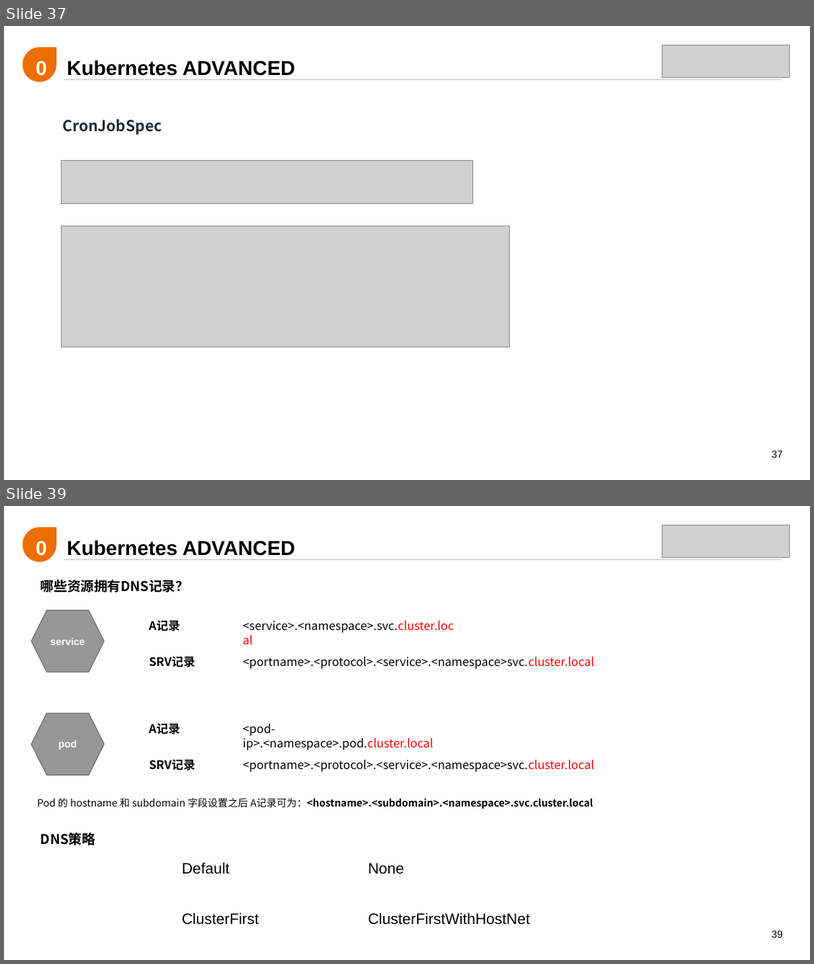
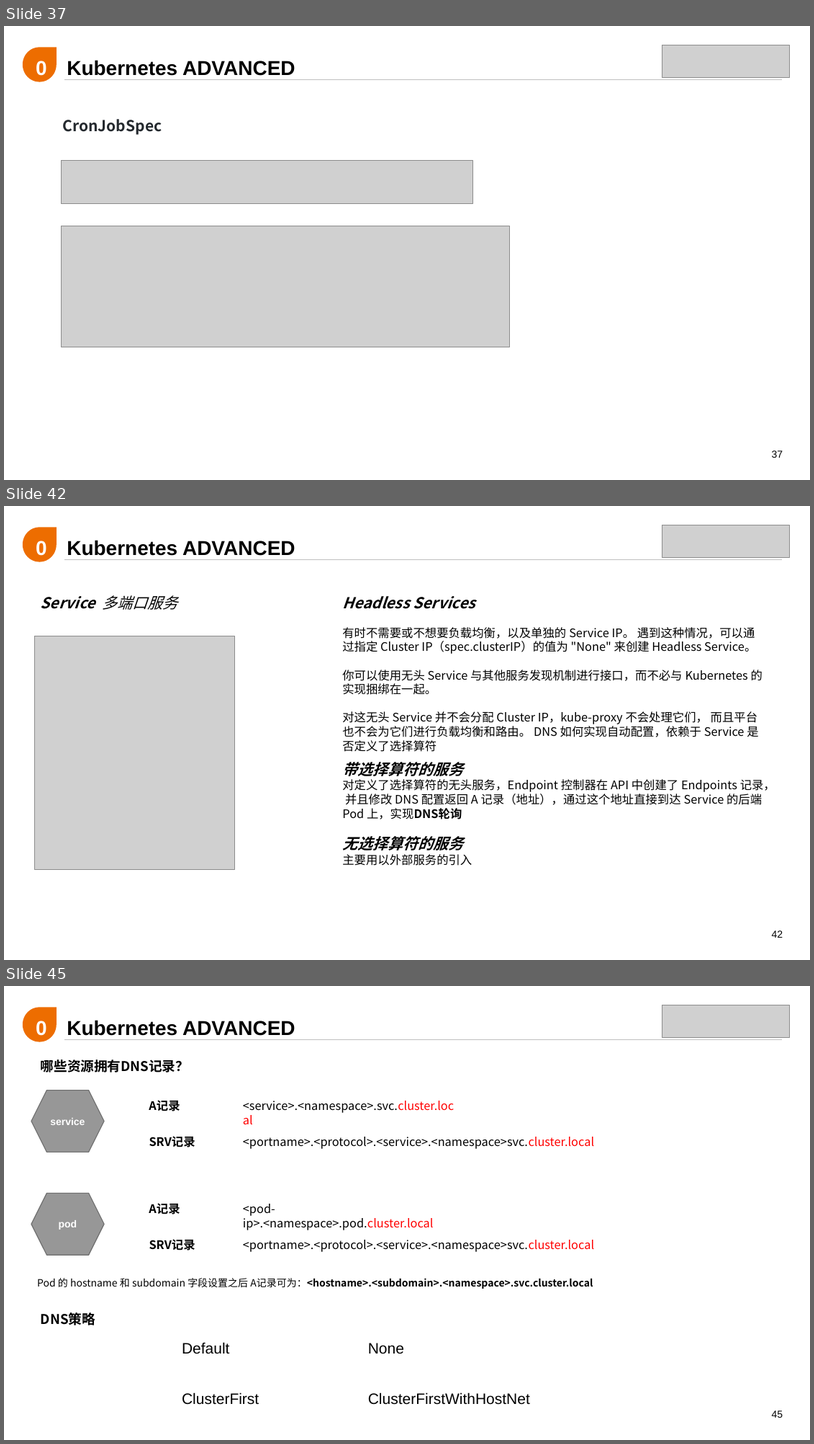
Before and after one commit to liamliu1986/kubecamp, a slide deck: 培训体系/002-Kubernetes,Containers Reborn/Kubernetes,Containers Reborn.pptx. Shown one above the other, each under a label of ours: slides 37 and 39 before the commit, slides 37, 42 and 45 after it; the slides between them are not shown. The pictures are 814x964 and 814x1444 pixels, drawn with LibreOffice and Linux fonts; fonts in the diff are those of the drawing; grey boxes stand for pictures. Boxes give left, top, right and bottom in pixels: in the first picture for what was removed or moved away, otherwise in the second. Text is boxed around its words. In the diff, an @@ line names an element or a change of style, - is before the commit and + after.

```diff
--- a/培训体系/002-Kubernetes,Containers Reborn/Kubernetes,Containers Reborn.pptx
+++ b/培训体系/002-Kubernetes,Containers Reborn/Kubernetes,Containers Reborn.pptx
@@ slide 42 added at <box>4,506,810,960</box>, background #FFFFFF; not listed: 3 template elements that a slide beside it also shows @@
@@ text added at <box>25,525,57,560</box>, 24 pt, text #FFFFFF, bold @@
+02
@@ picture added at <box>663,525,790,558</box> @@
@@ text added at <box>67,540,296,556</box>, 24 pt, text #000000, bold @@
+Kubernetes ADVANCED
@@ text added at <box>41,595,178,610</box>, 18 pt, text #000000, bold, italic @@
+Service 多端口服务
@@ text added at <box>342,596,475,609</box>, 18 pt, text #000000, bold, italic @@
+Headless Services
@@ text added at <box>342,627,763,752</box>, 14 pt, text #000000 @@
+有时不需要或不想要负载均衡，以及单独的 Service IP。 遇到这种情况，可以通过指定 Cluster IP（spec.clusterIP）的值为 "None" 来创建 Headless Service。
+你可以使用无头 Service 与其他服务发现机制进行接口，而不必与 Kubernetes 的实现捆绑在一起。
+对这无头 Service 并不会分配 Cluster IP，kube-proxy 不会处理它们， 而且平台也不会为它们进行负载均衡和路由。 DNS 如何实现自动配置，依赖于 Service 是否定义了选择算符
@@ picture added at <box>35,636,235,869</box> @@
@@ text added at <box>342,762,776,819</box>, 14 pt, text #000000 @@
+带选择算符的服务
+对定义了选择算符的无头服务，Endpoint 控制器在 API 中创建了 Endpoints 记录， 并且修改 DNS 配置返回 A 记录（地址），通过这个地址直接到达 Service 的后端 Pod 上，实现DNS轮询
@@ text added at <box>342,836,472,865</box>, 14 pt, text #000000 @@
+无选择算符的服务
+主要用以外部服务的引入
@@ what was slide 39 is now slide 45 @@
@@ page number at <box>772,1410,784,1417</box>: text changed @@
-39
+45
```
Also in this commit, not shown: 5 slides changed, 22 other slides added.
